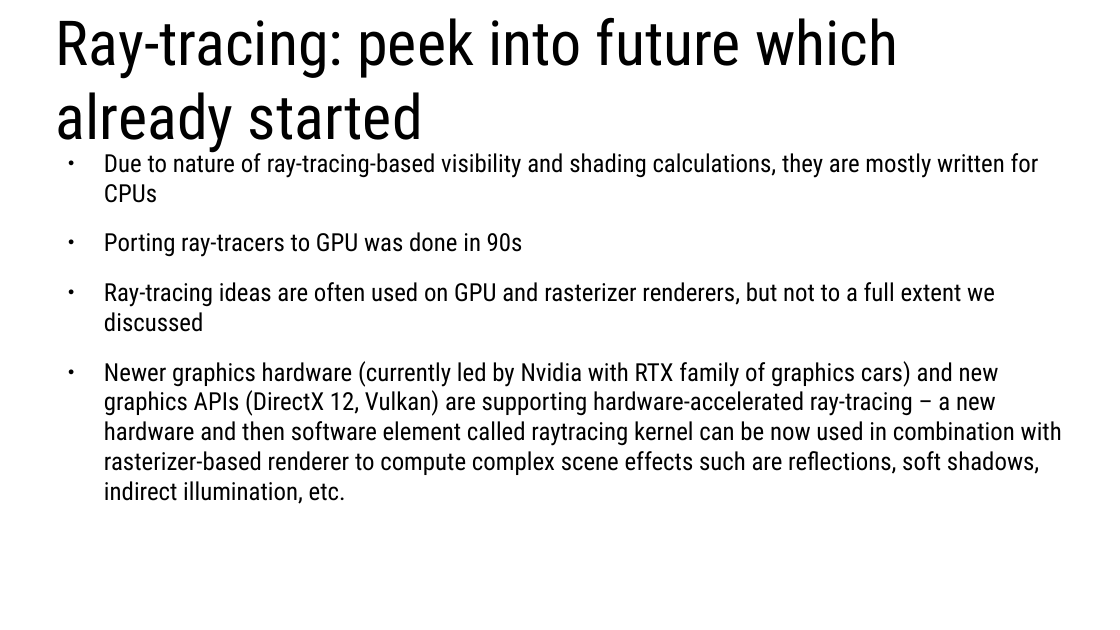
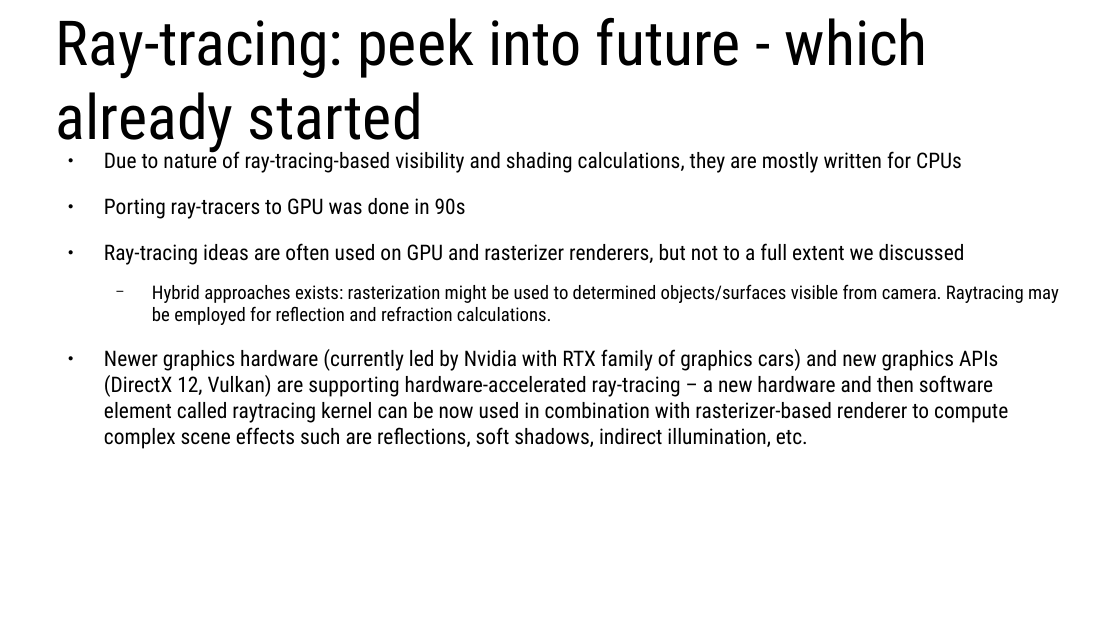
Before and after one commit to lorentzo/IntroductionToComputerGraphics, a slide deck: slide 28 of lectures/foundations_rendering/foundations_raytracing.odp (slide 20 before the commit). Drawn at 1120x630 pixels with LibreOffice and Linux fonts; fonts in the diff are those of the drawing. Boxes give left, top, right and bottom in pixels: in the first picture for what was removed or moved away, otherwise in the second. Text is boxed around its words. In the diff, an @@ line names an element or a change of style, - is before the commit and + after.

Commit message:
3d scene and rendering foundations

```diff
--- a/lectures/foundations_rendering/foundations_raytracing.odp
+++ b/lectures/foundations_rendering/foundations_raytracing.odp
@@ title at box(56, 18, 928, 155): text changed @@
-Ray-tracing: peek into future which already started
+Ray-tracing: peek into future - which already started
@@ text at box(104, 148, 1008, 449): size 17.6 to 15.2 pt in "Due to nature of ray-tracing-based visibility and ...", "Porting ray-tracers to GPU was done in ...", "Ray-tracing ideas are often used on GPU ...", "Newer graphics hardware (currently led by Nvidia ..." @@
@@ text at box(152, 284, 1059, 325): paragraph added @@
+  − Hybrid approaches exists: rasterization might be used to determined objects/surfaces visible from camera. Raytracing may be employed for reflection and refraction calculations.
```
Also in this commit, not shown: 4 other slides changed, 8 slides added, 4 other files.
